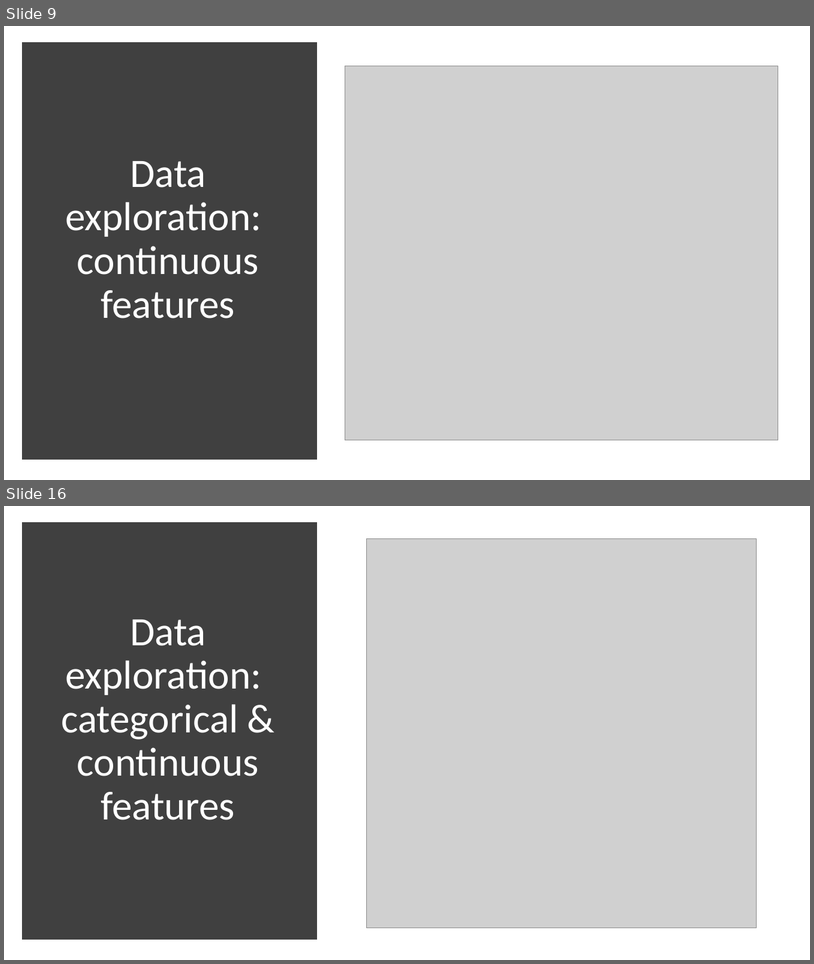
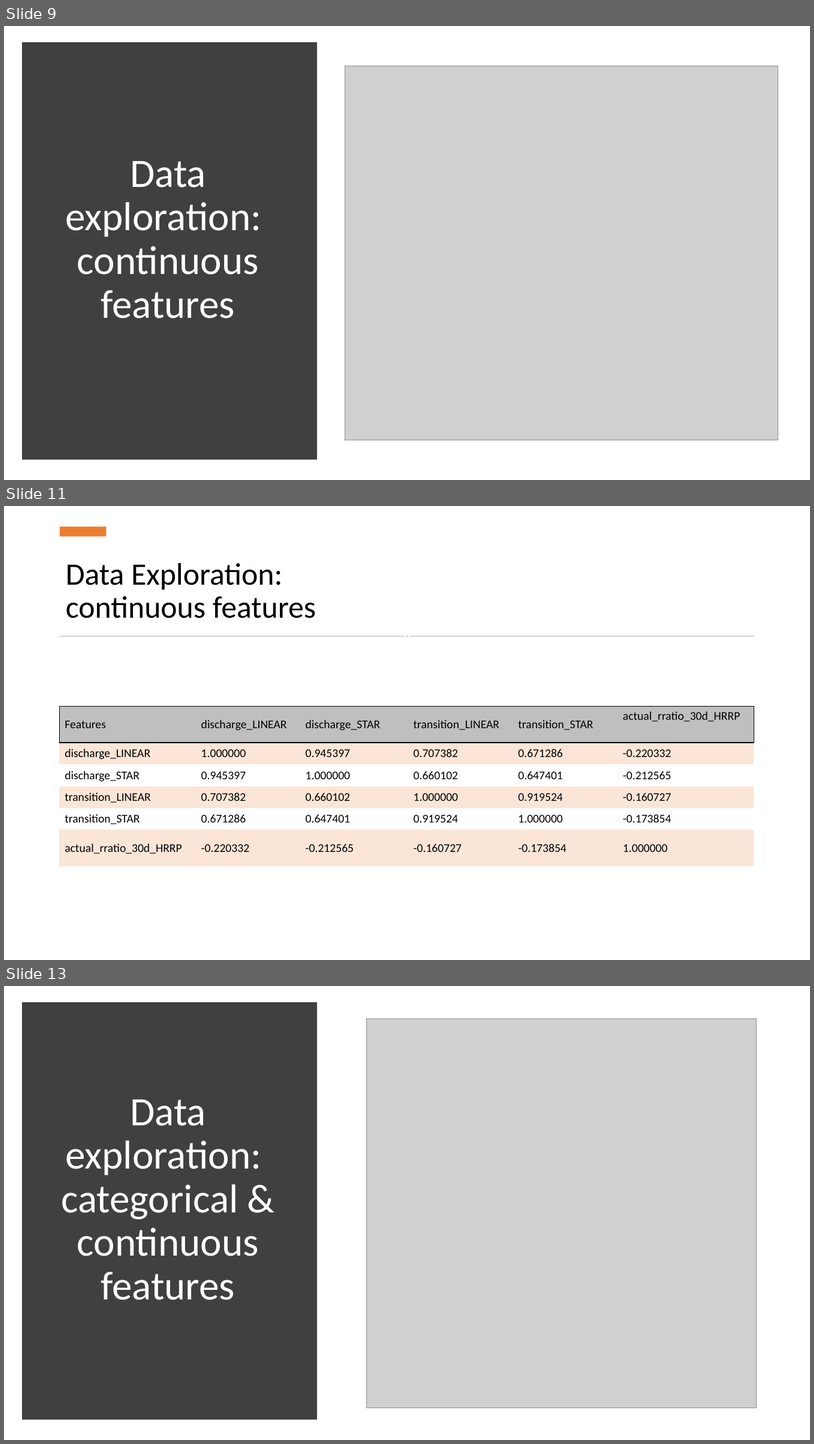
Before and after one commit to kathieking/Thinkful, a slide deck: Capstone 3.pptx. Shown one above the other, each under a label of ours: slides 9 and 16 before the commit, slides 9, 11 and 13 after it; the slides between them are not shown. The pictures are 814x964 and 814x1444 pixels, drawn with LibreOffice and Linux fonts; fonts in the diff are those of the drawing; grey boxes stand for pictures. Boxes give left, top, right and bottom in pixels: in the first picture for what was removed or moved away, otherwise in the second. Text is boxed around its words. In the diff, an @@ line names an element or a change of style, - is before the commit and + after.

```diff
--- a/Capstone 3.pptx
+++ b/Capstone 3.pptx
@@ slide 11 added at [4, 506, 810, 960], background #FFFFFF @@
@@ rectangle added at [60, 527, 107, 537], fill #ED7D31 @@
@@ title added at [66, 563, 316, 618], 37 pt, text #000000 @@
+Data Exploration:
+continuous features
@@ text added at [404, 636, 410, 637], 18 pt, text #FFFFFF @@
+v
@@ table added at [60, 706, 755, 866], 6 rows, 6 columns @@
+Features | discharge_LINEAR | discharge_STAR | transition_LINEAR | transition_STAR | actual_rratio_30d_HRRP
+discharge_LINEAR | 1.000000 | 0.945397 | 0.707382 | 0.671286 | -0.220332
+discharge_STAR | 0.945397 | 1.000000 | 0.660102 | 0.647401 | -0.212565
+transition_LINEAR | 0.707382 | 0.660102 | 1.000000 | 0.919524 | -0.160727
+transition_STAR | 0.671286 | 0.647401 | 0.919524 | 1.000000 | -0.173854
+actual_rratio_30d_HRRP | -0.220332 | -0.212565 | -0.160727 | -0.173854 | 1.000000
@@ what was slide 16 is now slide 13 @@
```
Also in this commit, not shown: 9 slides changed, 3 other slides added, 7 slides removed.
